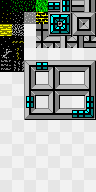
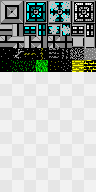
Comparing the layer stacks of the two (96, 192) images. Changes:
painted on "tiles" over [0, 0, 96, 120]
